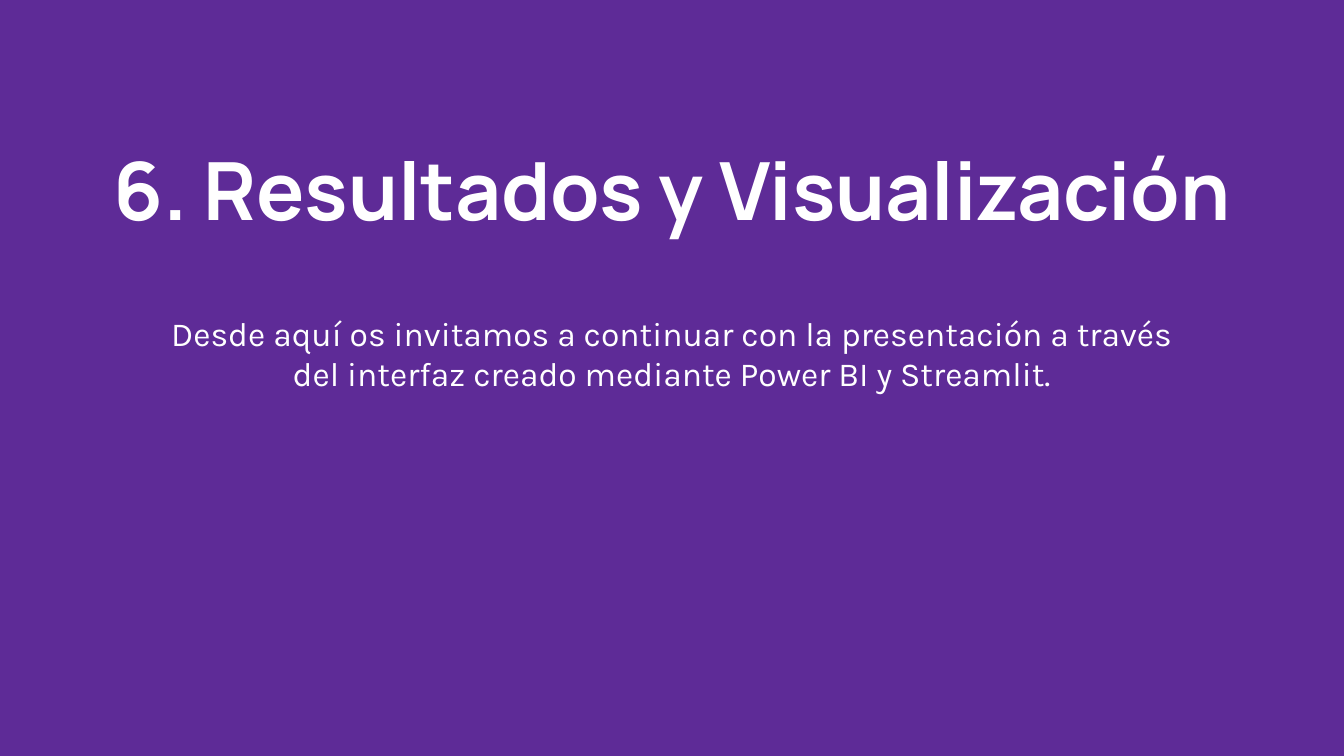
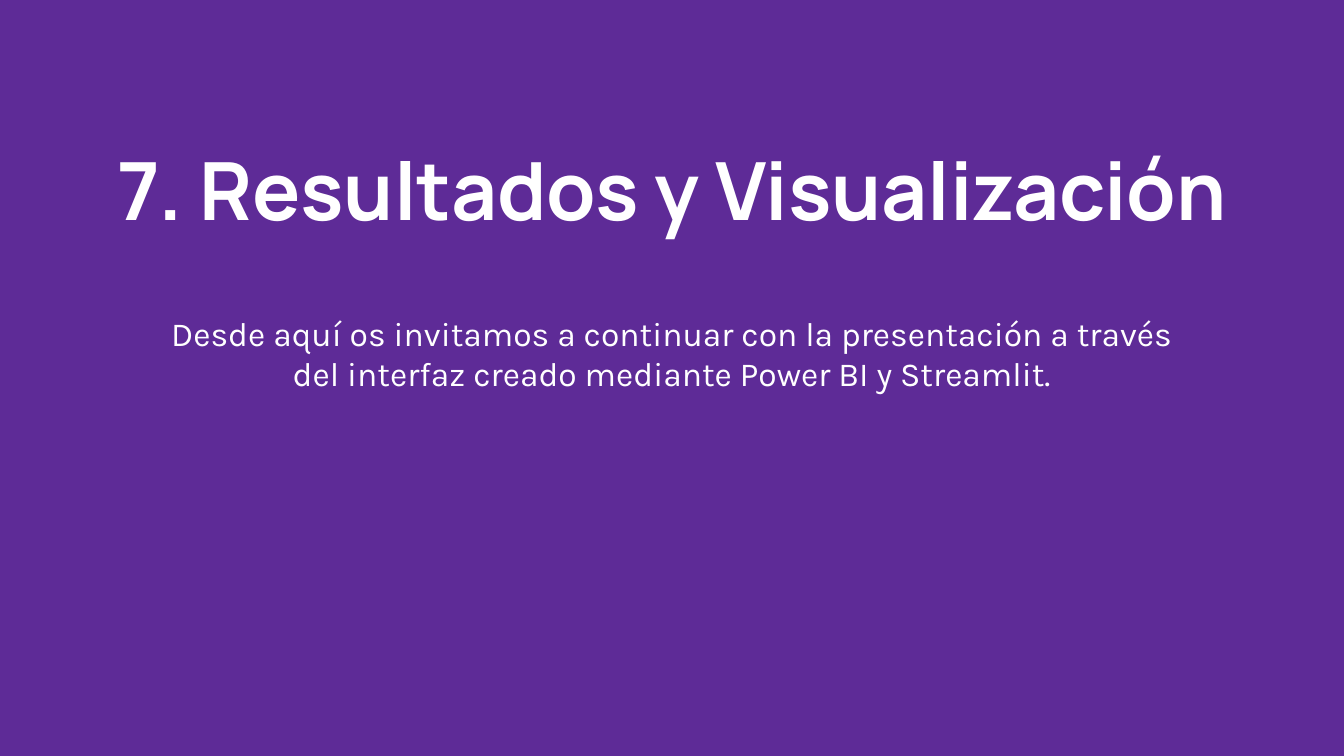
Before and after one commit to mrtfoix/Proyecto_final_codenotch, a slide deck: slide 8 of Presentacion.pptx (slide 7 before the commit). Drawn at 1344x756 pixels with LibreOffice and Linux fonts; fonts in the diff are those of the drawing. Boxes give left, top, right and bottom in pixels: in the first picture for what was removed or moved away, otherwise in the second. Text is boxed around its words. In the diff, an @@ line names an element or a change of style, - is before the commit and + after.

```diff
--- a/Presentacion.pptx
+++ b/Presentacion.pptx
@@ title at (117, 155, 1227, 240): text changed @@
-6. Resultados y Visualización
+7. Resultados y Visualización
```
Also in this commit, not shown: 3 other slides changed, 1 slide added.
